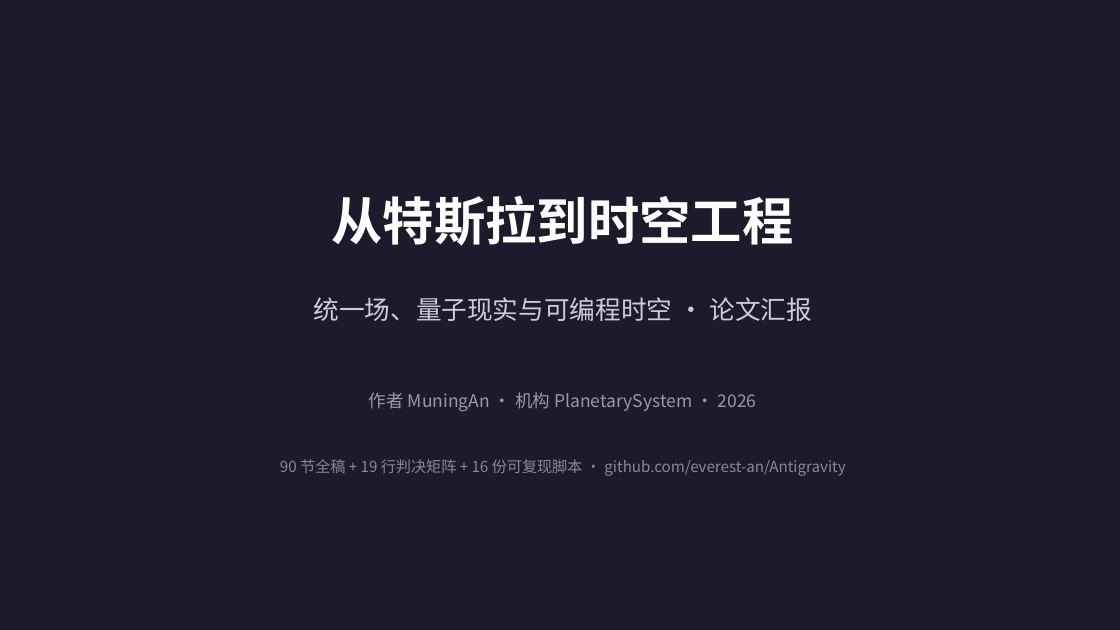
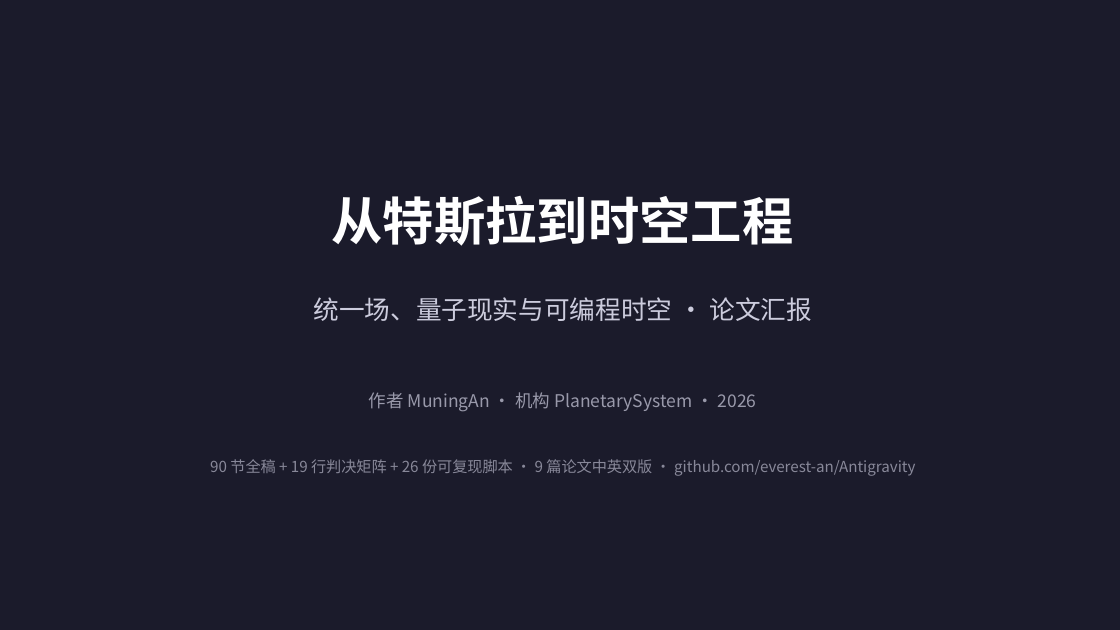
Before and after one commit to everest-an/Antigravity, a slide deck: slide 1 of ppt/从特斯拉到时空工程-汇报.pptx. Drawn at 1120x630 pixels with LibreOffice and Linux fonts; fonts in the diff are those of the drawing. Boxes give left, top, right and bottom in pixels: in the first picture for what was removed or moved away, otherwise in the second. Text is boxed around its words. In the diff, an @@ line names an element or a change of style, - is before the commit and + after.

Commit message:
docs: PPT升级18页(含推论4/E5/E6三新页) + README论文目录9篇×中英 + 投稿策略R2/R3/E5/E6优先级，38项回归全过

```diff
--- a/ppt/从特斯拉到时空工程-汇报.pptx
+++ b/ppt/从特斯拉到时空工程-汇报.pptx
@@ text at (210, 459, 915, 476): text changed @@
-90 节全稿 + 19 行判决矩阵 + 16 份可复现脚本 · github.com/everest-an/Antigravity
+90 节全稿 + 19 行判决矩阵 + 26 份可复现脚本 · 9 篇论文中英双版 · github.com/everest-an/Antigravity
```
Also in this commit, not shown: 6 other slides changed, 3 slides added, 30 other files.
